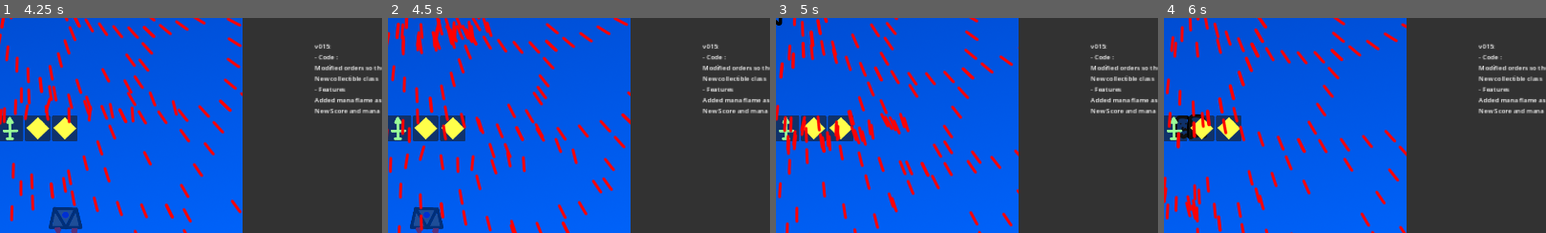
Above: before the commit, frames 1-4 (left to right).
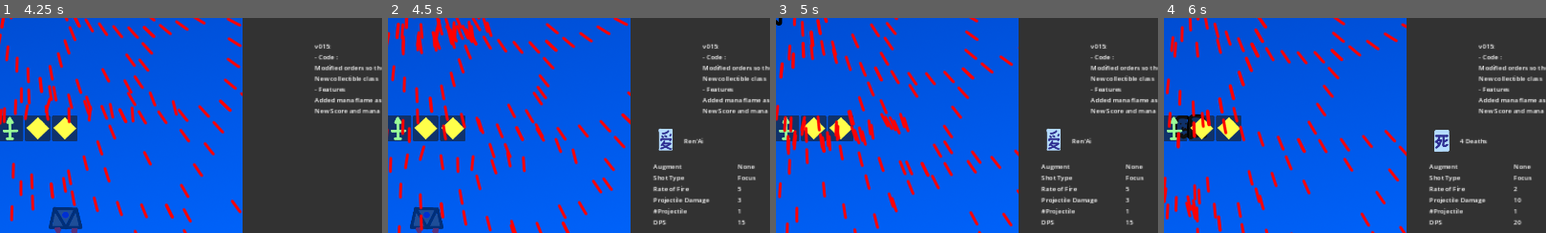
Above: after the commit, the same moments.

Repository: Asylnn/Project-Bullet-Hell
Game: Godot game, scene res://src/scenes/stage/stage_1.tscn
Two runs of this game, one before a commit and one after it. Both use one fixed random seed, a clock stepped at 60 frames per second and the inputs below. The engine's default icon, where the game draws it, is replaced by a stand-in: a white triangle on a blue panel in a dark square.
Inputs (mouse positions are % of the whole screen's width and height, from its top left):
- Up to frame 1 (4.25 s): move the mouse to (76, 80) at 0.52 s; hold D (Move Right) 0.53-1.28 s; hold Shift (Shift Move ) 0.53-1.28 s; click (76, 80) at 0.67 s; move the mouse to (80, 80) at 1.27 s; hold S (Move Down) 1.28-2.03 s; tap Z (shoot) at 1.35, 2.85 s; click (80, 80) at 1.42 s; move the mouse to (83, 80) at 2.02 s; hold D (Move Right) 2.03-2.78 s; hold Shift (Shift Move ) 2.03-2.78 s; click (83, 80) at 2.17 s; move the mouse to (87, 80) at 2.77 s; hold W (Move Up) 2.78-3.53 s; click (87, 80) at 2.92 s; move the mouse to (54, 93) at 3.52 s; hold A (Move Left) from 3.53 s (still down); hold Shift (Shift Move ) from 3.53 s (still down); click (54, 93) at 3.67 s; tap I (Open Inventory) at 4.15 s
- Up to frame 2 (4.5 s): keep holding A (Move Left); move the mouse to (8, 65) at 4.27 s; release Shift (Shift Move ) at 4.28 s; tap Z (shoot) at 4.35 s; click (8, 65) at 4.42 s
- Up to frame 3 (5 s): keep holding A (Move Left)
- Up to frame 4 (6 s): move the mouse to (12, 65) at 5.02 s; release A (Move Left) at 5.03 s; hold S (Move Down) 5.03-5.78 s; hold Shift (Shift Move ) 5.03-5.78 s; click (12, 65) at 5.17 s; move the mouse to (15, 65) at 5.77 s; hold D (Move Right) from 5.78 s (still down); tap Z (shoot) at 5.85 s; click (15, 65) at 5.92 s
The pictures show only the part of the screen within x 24-74%, y 39-89%; the shares and areas given below are measured in that part.

Frame 1 is identical in both runs. In frame 2, 1.6% of the frame differs, in the area x 69-97%, y 51-97%; in frame 3, 1.6%; in frame 4, 1.7%, in the area x 69-97%, y 52-97%.

Commit message:
Added spellcard description

Diff:
--- /dev/null
+++ b/src/scenes/UI/spellcard_description.tscn
@@ -0,0 +1,97 @@
+[gd_scene load_steps=3 format=3 uid="uid://bpmg8fx6mngp5"]
+
+[ext_resource type="Texture2D" uid="uid://kt2cfuh4720o" path="res://icon.svg" id="1_6i7ck"]
+[ext_resource type="Script" path="res://src/scripts/UI/spellcard_description.gd" id="1_rssm8"]
+
+[node name="SpellcardDescription" type="Control" groups=["Spellcard Description"]]
+z_index = 3
+layout_mode = 3
+anchors_preset = 15
+anchor_right = 1.0
+anchor_bottom = 1.0
+grow_horizontal = 2
+grow_vertical = 2
+script = ExtResource("1_rssm8")
+
+[node name="Icon" type="TextureRect" parent="."]
+custom_minimum_size = Vector2(32, 32)
+layout_mode = 0
+offset_right = 64.0
+offset_bottom = 64.0
+texture = ExtResource("1_6i7ck")
+expand_mode = 3
+
+[node name="Name" type="Label" parent="."]
+layout_mode = 0
+offset_left = 78.0
+offset_top = 22.0
+offset_right = 202.0
+offset_bottom = 45.0
+text = "SpellCard Name"
+
+[node name="Container" type="HBoxContainer" parent="."]
+custom_minimum_size = Vector2(300, 0)
+layout_mode = 2
+offset_left = 1.0
+offset_top = 86.0
+offset_right = 301.0
+offset_bottom = 244.0
+
+[node name="LabelContainer" type="VBoxContainer" parent="Container"]
+layout_mode = 2
+size_flags_horizontal = 3
+size_flags_stretch_ratio = 2.4
+
+[node name="Augment" type="Label" parent="Container/LabelContainer"]
+layout_mode = 2
+text = "Augment"
+
+[node name="ShotType" type="Label" parent="Container/LabelContainer"]
+layout_mode = 2
+text = "Shot Type"
+
+[node name="RoF" type="Label" parent="Container/LabelContainer"]
+layout_mode = 2
+text = "Rate of Fire
+"
+
+[node name="ProjectileDamage" type="Label" parent="Container/LabelContainer"]
+layout_mode = 2
+text = "Projectile Damage"
+
+[node name="NoP" type="Label" parent="Container/LabelContainer"]
+layout_mode = 2
+text = "#Projectile"
+
+[node name="DPS" type="Label" parent="Container/LabelContainer"]
+layout_mode = 2
+text = "DPS"
+
+[node name="ValueContainer" type="VBoxContainer" parent="Container"]
+layout_mode = 2
+size_flags_horizontal = 3
+
+[node name="Augment" type="Label" parent="Container/ValueContainer"]
+layout_mode = 2
+text = "Augment"
+
+[node name="ShotType" type="Label" parent="Container/ValueContainer"]
+layout_mode = 2
+text = "Shot Type"
+
+[node name="RoF" type="Label" parent="Container/ValueContainer"]
+layout_mode = 2
+text = "Rate of Fire
+"
+
+[node name="ProjectileDamage" type="Label" parent="Container/ValueContainer"]
+layout_mode = 2
+text = "Projectile Damage"
+
+[node name="NoP" type="Label" parent="Container/ValueContainer"]
+layout_mode = 2
+text = "#Projectile"
+
+[node name="DPS" type="Label" parent="Container/ValueContainer"]
+layout_mode = 2
+text = "DPS"
--- a/src/scenes/spells/inventory_slot.tscn
+++ b/src/scenes/spells/inventory_slot.tscn
@@ -12,3 +12,5 @@
 mouse_filter = 0
 
 [connection signal="gui_input" from="." to="." method="_on_gui_input"]
+[connection signal="mouse_entered" from="." to="." method="_on_mouse_entered"]
+[connection signal="mouse_exited" from="." to="." method="_on_mouse_exited"]
--- a/src/scenes/spells/spellcard_ai.tscn
+++ b/src/scenes/spells/spellcard_ai.tscn
@@ -7,6 +7,8 @@
 [ext_resource type="Texture2D" uid="uid://b4n0kkhi88kmi" path="res://Sprites/Friendly Bullet.png" id="5_6sgq2"]
 
 [node name="AI" instance=ExtResource("1_cnhpe")]
+shot_type = 0
+spellcard_name = "Ren'Ai"
 
 [node name="Shoot Simple" parent="ShootingManager" index="0" instance=ExtResource("2_rmds1")]
 target = Vector2(0, -1)
--- a/src/scenes/spells/spellcard_arrow.tscn
+++ b/src/scenes/spells/spellcard_arrow.tscn
@@ -7,11 +7,13 @@
 [ext_resource type="Texture2D" uid="uid://brn224q4iuhsh" path="res://Sprites/arrow.png" id="5_iokoc"]
 
 [node name="ARROW" instance=ExtResource("1_cg88t")]
+shot_type = 2
+spellcard_name = "Jupiter Arrow"
 
 [node name="Shoot Simple" parent="ShootingManager" index="0" instance=ExtResource("2_lic2e")]
 target = Vector2(0, -1)
 bullet_scene = ExtResource("3_vtfow")
-time_between_each_attacks = 0.1
+time_between_each_attacks = 0.15
 damage = 2.0
 pooling_id = "arrow"
 
--- a/src/scenes/spells/spellcard_shi.tscn
+++ b/src/scenes/spells/spellcard_shi.tscn
@@ -7,6 +7,8 @@
 [ext_resource type="Texture2D" uid="uid://b24npyes88jtp" path="res://Sprites/Friendly Bullet 2.png" id="5_q1r41"]
 
 [node name="SHI" instance=ExtResource("1_68m2j")]
+shot_type = 0
+spellcard_name = "4 Deaths"
 
 [node name="Shoot Simple" parent="ShootingManager" index="0" instance=ExtResource("3_ohubv")]
 target = Vector2(0, -1)
--- a/src/scenes/spells/spellcard_star.tscn
+++ b/src/scenes/spells/spellcard_star.tscn
@@ -7,10 +7,12 @@
 [ext_resource type="Texture2D" uid="uid://tpf8r0qkncsy" path="res://Sprites/star.png" id="4_n14f7"]
 
 [node name="STAR" instance=ExtResource("1_fdg4u")]
+shot_type = 1
+spellcard_name = "Shooting Syar"
 
 [node name="Shoot Random" parent="ShootingManager" index="0" instance=ExtResource("2_d36dn")]
 angle = 30.0
-nbOfShots = 2
+nbOfShots = 3
 target = Vector2(0, -1)
 target_type = 0
 bullet_scene = ExtResource("3_yfmoq")
--- a/src/scenes/spells/spellcard_ultimate_star.tscn
+++ b/src/scenes/spells/spellcard_ultimate_star.tscn
@@ -7,6 +7,8 @@
 [ext_resource type="Texture2D" uid="uid://c61d7cfgka6m6" path="res://Sprites/rainbow_star.png" id="5_lx6od"]
 
 [node name="STAR" instance=ExtResource("1_xrefn")]
+shot_type = 1
+spellcard_name = "Big Bang"
 
 [node name="Shoot Random" parent="ShootingManager" index="0" instance=ExtResource("2_q0j17")]
 angle = 180.0
--- a/src/scenes/stage/stage_1.tscn
+++ b/src/scenes/stage/stage_1.tscn
@@ -1,8 +1,8 @@
-[gd_scene load_steps=30 format=3 uid="uid://be6jl7hkhk83f"]
+[gd_scene load_steps=31 format=3 uid="uid://be6jl7hkhk83f"]
 
 [ext_resource type="Script" path="res://src/scripts/Stage/stage_1.gd" id="1_4gyp0"]
 [ext_resource type="PackedScene" uid="uid://da0r78ku1axgl" path="res://src/scenes/entities/player.tscn" id="2_fbvrm"]
-[ext_resource type="Script" path="res://src/scenes/stage/Boss Bar.gd" id="2_jrvsh"]
+[ext_resource type="Script" path="res://src/scripts/Stage/Boss Bar.gd" id="2_jrvsh"]
 [ext_resource type="PackedScene" uid="uid://bwnjofdaho3ye" path="res://src/scenes/UI/pause_menu.tscn" id="2_kkbix"]
 [ext_resource type="Script" path="res://src/scripts/Stage/enemy_spawner.gd" id="3_1y1wr"]
 [ext_resource type="Script" path="res://src/scripts/UI/inventory.gd" id="3_vy42h"]
@@ -22,6 +22,7 @@
 [ext_resource type="LabelSettings" uid="uid://bx4beocv5cqnq" path="res://src/other/font UI/font_ui.tres" id="19_kxt6m"]
 [ext_resource type="Script" path="res://src/scripts/UI/ui.gd" id="19_okfya"]
 [ext_resource type="Script" path="res://src/scripts/utils/testing.gd" id="22_ggu3u"]
+[ext_resource type="PackedScene" uid="uid://bpmg8fx6mngp5" path="res://src/scenes/UI/spellcard_description.tscn" id="23_xh30t"]
 
 [sub_resource type="WorldBoundaryShape2D" id="WorldBoundaryShape2D_82ujv"]
 normal = Vector2(0, 1)
@@ -326,6 +327,13 @@
 [node name="Tester" type="Node" parent="."]
 script = ExtResource("22_ggu3u")
 
+[node name="SpellcardDescription" parent="." instance=ExtResource("23_xh30t")]
+visible = false
+offset_left = 1136.0
+offset_top = 699.0
+offset_right = 1136.0
+offset_bottom = 699.0
+
 [connection signal="player_hit" from="Playing Field/Player" to="." method="_on_player_player_hit"]
 [connection signal="timeout" from="Playing Field/Enemy Spawner/Timer" to="Playing Field/Enemy Spawner" method="_on_timer_timeout"]
 [connection signal="timeout" from="Entity Count/Timer" to="Entity Count" method="_on_timer_timeout"]
--- a/src/scripts/Spells/inventory_slot.gd
+++ b/src/scripts/Spells/inventory_slot.gd
@@ -44,3 +44,11 @@
 
 ## Check if the stored [SpellCard] is an Empty SpellCard (no firing abilities)
 func _is_slot_empty(): return get_child(0).name == "Empty SpellCard"
+
+
+func _on_mouse_entered():
+	if get_child(0).name != "Empty SpellCard":
+		get_tree().get_first_node_in_group("Spellcard Description").update_description(get_child(0))
+
+func _on_mouse_exited():
+	get_tree().get_first_node_in_group("Spellcard Description").visible = false
--- a/src/scripts/Spells/spell_card.gd
+++ b/src/scripts/Spells/spell_card.gd
@@ -1 +1,11 @@
 class_name SpellCard extends Control
+
+@export var shot_type : ShotType = ShotType.Mixed
+@export var spellcard_name : String = "Spellcard"
+
+enum ShotType {
+	Focus,
+	Spread,
+	Homing,
+	Mixed
+}
--- /dev/null
+++ b/src/scripts/UI/spellcard_description.gd
@@ -0,0 +1,24 @@
+class_name SpellCardDescription extends Control
+const ShotTypeString = {
+	SpellCard.ShotType.Focus: "Focus",
+	SpellCard.ShotType.Homing: "Homing",
+	SpellCard.ShotType.Spread: "Spread",
+	SpellCard.ShotType.Mixed: "Mixed"
+}
+
+func update_description(spellcard: SpellCard) : # Void
+	var order : BaseShootingOrder = spellcard.find_child("ShootingManager").get_child(0)
+	$Icon.texture = order.bullet_scene.instantiate().find_child("Sprite2D").texture
+	$Name.text = spellcard.spellcard_name
+	visible = true
+	$Container/ValueContainer/Augment.text = "None"
+	$Container/ValueContainer/ShotType.text = ShotTypeString[spellcard.shot_type]
+	var rof = floor(10/order.time_between_each_attacks)/10
+	$Container/ValueContainer/RoF.text = str(rof)
+	var damage = order.damage
+	$Container/ValueContainer/ProjectileDamage.text = str(damage)
+	var nop = 1
+	if "nbOfWaves" in order : nop *= order.nbOfWaves
+	if "nbOfShots" in order : nop *= order.nbOfShots
+	$Container/ValueContainer/NoP.text = str(nop)
+	$Container/ValueContainer/DPS.text = str(floor(rof*nop*damage))
Not shown, added: src/ideas.txt
Renamed: src/scenes/stage/Boss Bar.gd -> src/scripts/Stage/Boss Bar.gd
